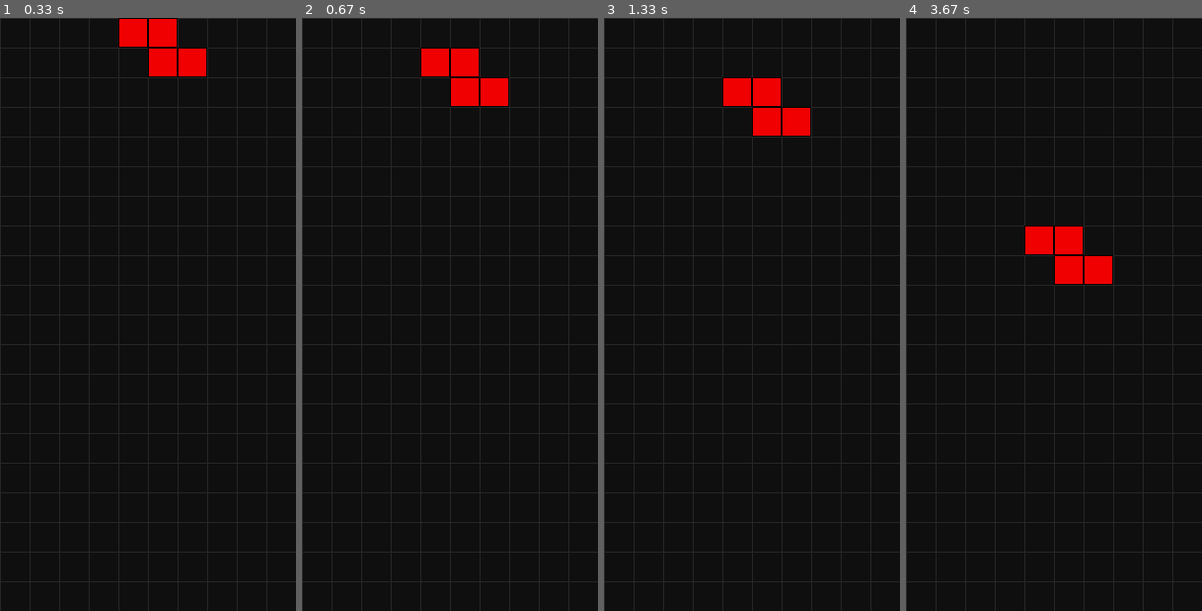
Above: before the commit, frames 1-4 (left to right).
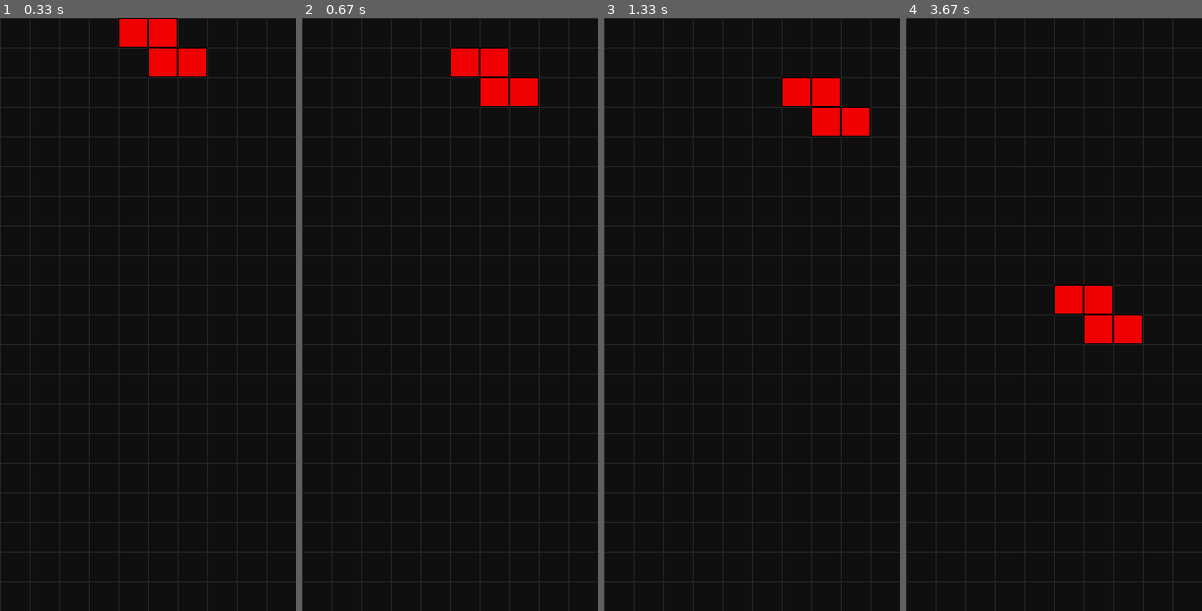
Above: after the commit, the same moments.

Repository: theKHutDeveloper/pygame_arcade_games
Game: pygame game, started from tetris/main.py
The game is run twice, just before and just after one commit, with the same random seed, the same clock (stepped at 60 frames per second) and the same inputs.
Inputs:
- Up to frame 1 (0.33 s): no input
- Up to frame 2 (0.67 s): hold Right from 0.33 s (still down)
- Up to frame 3 (1.33 s): release Right at 0.8 s; hold Right 0.83-1.3 s
- Up to frame 4 (3.67 s): hold Left 1.33-1.87 s; hold Down 1.9-2.2 s; hold Left 2.23-2.63 s; hold Right 2.67-3.3 s; hold Down from 3.33 s (still down)

Frame 1 is identical in both runs. In frame 2, 1.9% of the frame differs, in the area x 40-80%, y 5-15%; in frame 3, 3.8%, in the area x 40-90%, y 10-20%; in frame 4, 3.8%.

Commit message:
Add InputSystem for player movement controls
- Implement InputSystem to handle keyboard input
- Allow active tetromino movement using arrow keys
- LEFT and RIGHT move the piece horizontally
- DOWN performs a soft drop
- Query GridPosition, ActivePiece, and Falling components
- Register InputSystem in ECS update order before GravitySystem

This enables basic player control of the falling piece.

Diff:
--- a/tetris/main.py
+++ b/tetris/main.py
@@ -2,7 +2,7 @@
 
 from ecs.world import World
 from tetris.config import SCREEN_WIDTH, SCREEN_HEIGHT, BACKGROUND_COLOR
-from tetris.systems import RenderSystem, GravitySystem
+from tetris.systems import RenderSystem, GravitySystem, InputSystem
 from tetris.spawn import SpawnSystem
 
 
@@ -17,6 +17,7 @@
     world = World()
 
     world.add_system(SpawnSystem())
+    world.add_system(InputSystem())
     world.add_system(GravitySystem())
     world.add_system(RenderSystem(screen))
 
--- a/tetris/systems.py
+++ b/tetris/systems.py
@@ -85,3 +85,34 @@
             GridPosition, ActivePiece, Falling
         ):
             pos.y += 1
+
+
+class InputSystem(System):
+    """
+    Handles player input for moving the active piece.
+    """
+
+    def update(self, world, dt, events):
+        for event in events:
+            if event.type != pygame.KEYDOWN:
+                continue
+
+            if event.key == pygame.K_LEFT:
+                self.move(world, dx=-1)
+
+            elif event.key == pygame.K_RIGHT:
+                self.move(world, dx=1)
+
+            elif event.key == pygame.K_DOWN:
+                self.move(world, dy=1)
+
+    def move(self, world, dx=0, dy=0):
+        """
+        Move all blocks belonging to the active piece.
+        """
+
+        for entity, (pos, active, falling) in world.get_entities_with(
+            GridPosition, ActivePiece, Falling
+        ):
+            pos.x += dx
+            pos.y += dy
